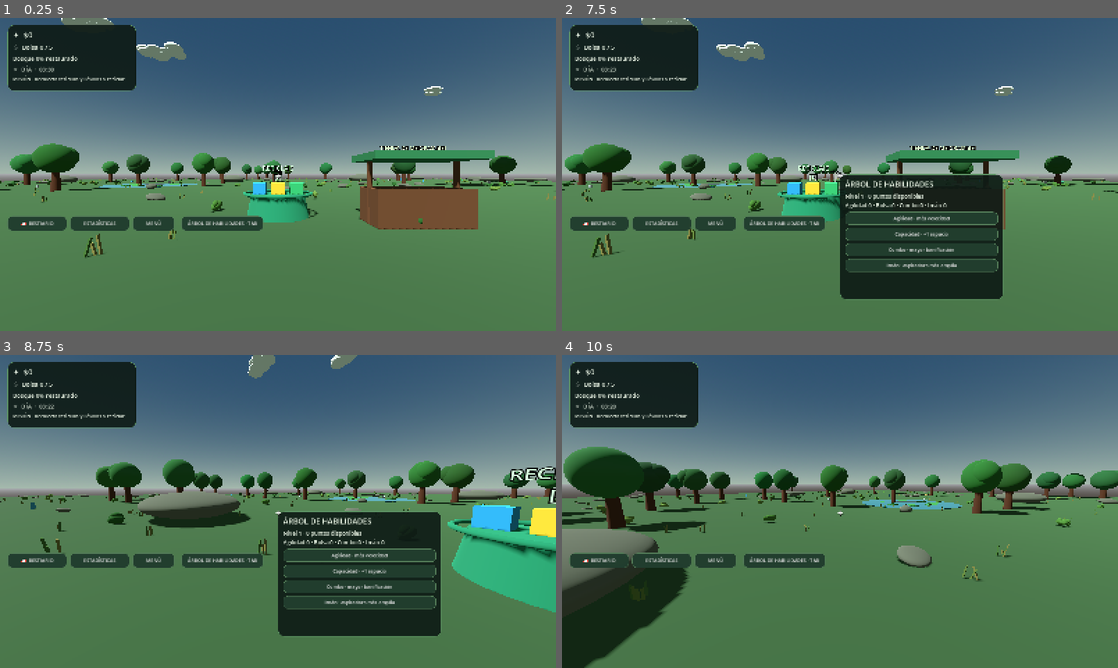
Above: before the commit, frames 1-4 (two rows, left to right).
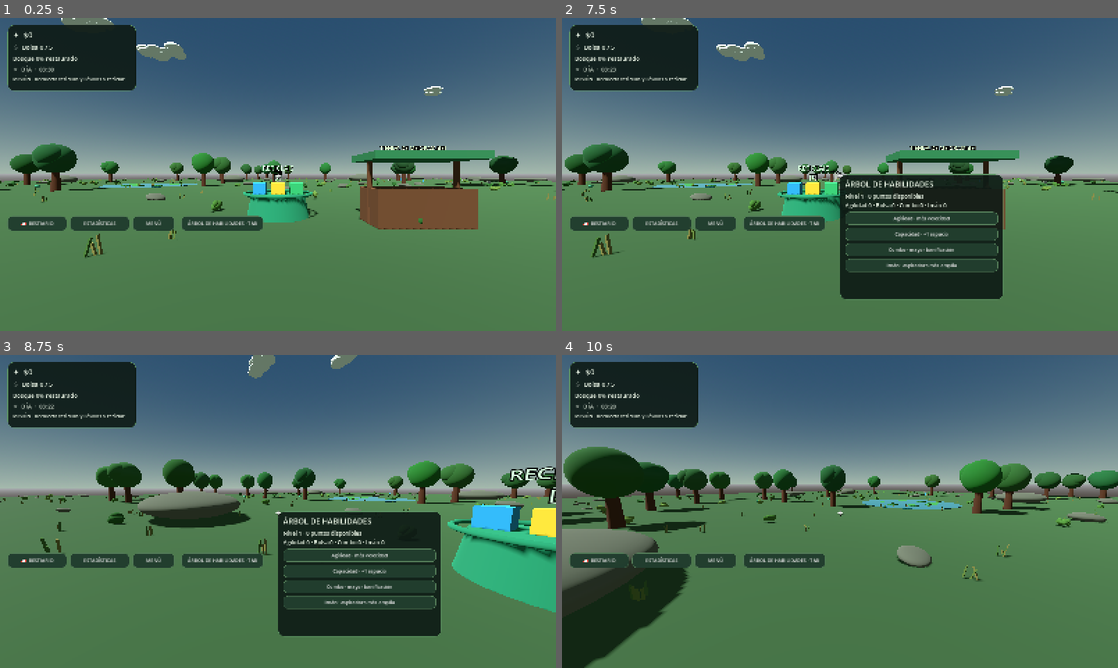
Above: after the commit, the same moments.

Repository: Tomardosama/verdevivo
Game: Godot game, scene res://scenes/main/main.tscn
Two runs of this game, one before a commit and one after it. Both use one fixed random seed, a clock stepped at 60 frames per second and the inputs below.
Inputs (mouse positions are in pixels of both pictures, inside the frame that each line leads up to):
- Up to frame 1 (0.25 s): no input
- Up to frame 2 (7.5 s): click "ÁRBOL DE HABILIDADES · TAB" at 0.5 s; click "Agilidad · más velocidad" at 1.25 s; click "Capacidad · +1 espacio" at 2 s; click "Combo · mayor bonificación" at 2.75 s; click "Imán · aspiradora más amplia" at 3.5 s; click "📖 BESTIARIO" at 4.25 s; click "ESTADÍSTICAS" at 5 s; click "MENÚ" at 5.75 s; click "CONTINUAR JUGANDO" at 6.5 s; tap Enter at 7.25 s; move the mouse to (962, 158) at 7.27 s; hold D (move_right) from 7.28 s (still down); tap E (deposit) at 7.35 s; click (962, 158) at 7.42 s
- Up to frame 3 (8.75 s): tap Space (jump) at 7.52, 8.27 s; move the mouse to (250, 511) at 8.02 s; release D (move_right) at 8.03 s; hold W (move_forward) from 8.03 s (still down); tap Shift (sprint) at 8.1 s
- Up to frame 4 (10 s): keep holding W (move_forward); move the mouse to (851, 505) at 8.77 s; hold F (vacuum) 8.78-9.53 s; move the mouse to (834, 517) at 9.52 s; tap Tab at 9.6 s; click (834, 517) at 9.67 s; tap Space (jump) at 9.77 s

The runs differ from the first frame. In frame 1, 0.7% of the frame differs, in the area x 1-94%, y 40-56%; in frame 2, 0.7%; in frame 3, 0.6%; in frame 4, 0.8%, in the area x 2-100%, y 34-55%.
Error before the commit: Invalid call. Nonexistent function 'update_upgrade_prices' in base 'CanvasLayer (TRushHUD)'. (res://scripts/main.gd:465)
Error after the commit: Invalid call. Nonexistent function 'update_upgrade_prices' in base 'CanvasLayer (TRushHUD)'. (res://scripts/main.gd:467)

Commit message:
Reserve pond perimeter to prevent trees, rocks and litter spawning inside it

Diff:
--- a/scripts/main.gd
+++ b/scripts/main.gd
@@ -446,6 +446,8 @@
 func _is_clear_location(location: Vector3, clearance: float) -> bool:
 	if location.length() < 8.0:
 		return false
+	if Vector2(location.x + 18.0, location.z + 20.0).length() < 8.0:
+		return false
 	for reserved in reserved_positions:
 		if Vector2(location.x, location.z).distance_to(Vector2(reserved.x, reserved.z)) < clearance:
 			return false
